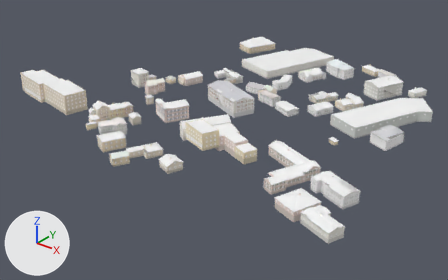
One commit to the glTF model world/buildings/b_-49_-1.glb: the scene before it, then after it.
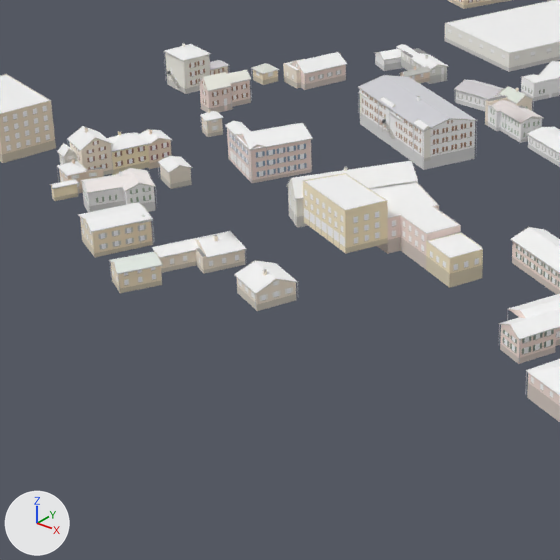
Old and new are each drawn whole from a 50 mm lens placed at (-12173.0, -210.0, 405.0), pointed at (-12425.0, 106.0, 210.0) and again close up on the part from 15% to 64% of the width and 18% to 97% of the height. Arrows for +X, +Y and +Z are at lower left; the lights stay in place. The older version's two pictures come first. Vertices at exactly the same position are counted once.

Before the edit, the objects in view are built like this:
```python
me_bld = bpy.data.meshes.new('bld')
me_bld.from_pydata(...)  # 32626 vertices, 23292 faces; spans x -12556.0..-12283.0, y -5.0..264.0, z 228.0..252.0
me_bld.materials.append(mat_building)
ob_bld = bpy.data.objects.new('bld', me_bld)
ob_bld.location = (0.0, 0.0, 0.0)
```
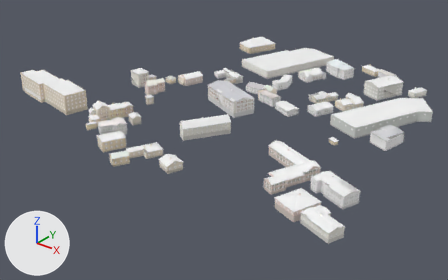
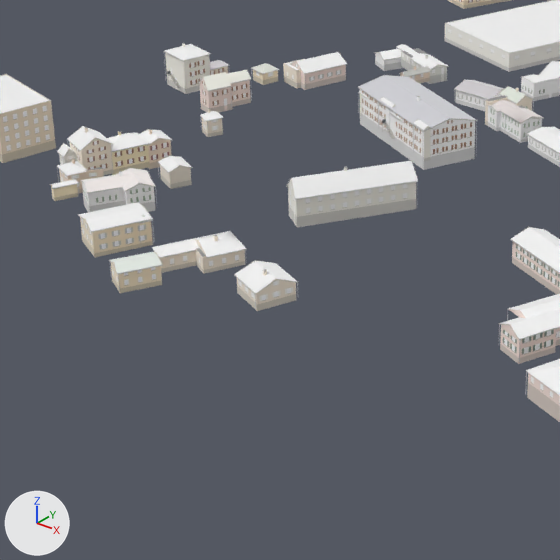
Changed parts and their boxes [x1, y1, x2, y2] in the close-ups (560 x 560 px; the box of a moved part takes in the faces that stretch with it):
part 1 of me_bld, deleted
    before: [225, 120, 483, 288]
part 2 of me_bld, moved or reshaped
    before: [295, 173, 483, 278]
    after: [288, 182, 416, 224]

What the commit changed:
me_bld is used by ob_bld; location (0.0, 0.0, 0.0).
me_bld had 32626 vertices, 23292 faces and spanned x -12556.0..-12283.0, y -5.0..264.0, z 228.0..252.0.
me_bld now has 30629 vertices, 21873 faces and spans x -12556.0..-12283.0, y -5.0..264.0, z 228.0..252.0.
me_bld part 1: 363 loose pieces with 1829 vertices, spanning x -12452.0..-12362.0, y 44.0..78.0, z 233.0..249.0, are deleted.
me_bld part 2: 6 vertices moved within x -12412.0..-12396.0, y 49.0..76.0, z 238.0..240.0; 411 vertices removed from x -12411.0..-12362.0, y 44.0..77.0, z 233.0..247.0; 243 vertices added at x -12412.0..-12396.0, y 49.0..76.0, z 238.0..242.0.
Other edits to the shape of me_bld do not show in these pictures.
